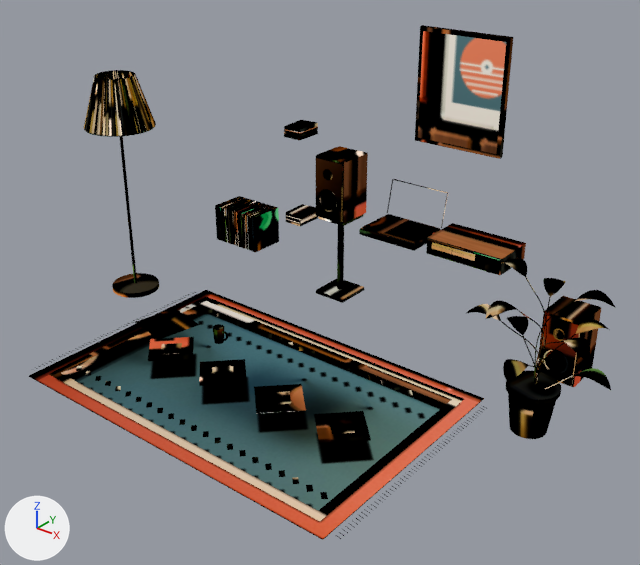
A saved change to the glTF model src/assets/room/objects.glb.
One viewpoint serves both versions: a 50 mm lens placed at (3.65, -4.05, 3.29), pointed at (0.36, 0.07, 0.73). The lights are fixed; the arrows at lower left show +X, +Y and +Z. The first picture is the older version. Vertices at exactly the same position are counted once.

Names of what the first picture shows: 'objects'.
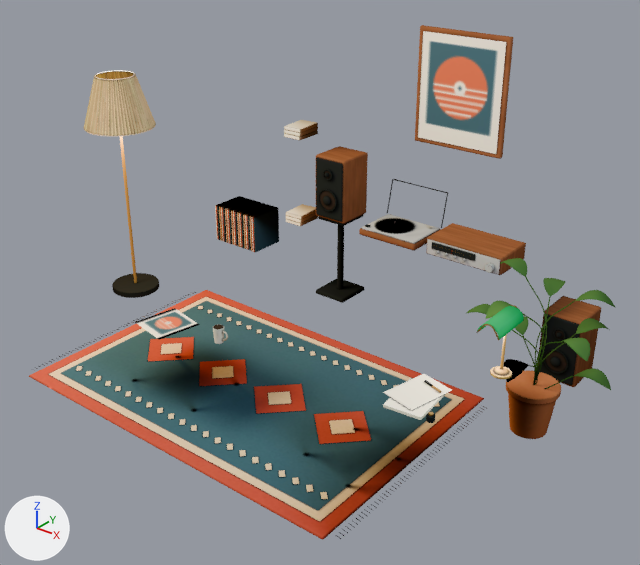
Location of each change, (x1, y1, x2, y2) in pixels of the pictures (640 x 565 px):
```json
{"part": 1, "of": "me_cube_090", "change": "added", "after": [490, 366, 512, 379]}
{"part": 2, "of": "me_cube_090", "change": "added", "after": [494, 367, 509, 375]}
{"part": 3, "of": "me_cube_090", "change": "added", "after": [500, 334, 507, 369], "on screen": "mostly hidden"}
{"part": 4, "of": "me_cube_090", "change": "added", "after": [383, 378, 446, 420]}
{"part": 5, "of": "me_cube_090", "change": "added", "after": [426, 413, 435, 423]}
{"part": 6, "of": "me_cube_090", "change": "added", "after": [477, 305, 524, 340], "on screen": "green"}
{"part": 7, "of": "me_cube_090", "change": "added", "after": [383, 374, 452, 410]}
{"part": 8, "of": "me_cube_090", "change": "surface changed", "before": [29, 25, 616, 540], "after": [29, 25, 616, 540]}
```

The change, as JSON lines over the scene's bpy script:
```json
{"block": "me_cube_090", "where": "# used by ob_objects; location = (0.1, -0.35, 0.025)"}
{"op": "remove", "block": "me_cube_090", "code": "me_cube_090.from_pydata(...)  # 13655 vertices, 25728 faces; spans x -2.06..2.15, y -0.86..1.82, z -0.01..2.15"}
{"op": "add", "block": "me_cube_090", "code": "me_cube_090.from_pydata(...)  # 15285 vertices, 28936 faces; spans x -2.06..2.15, y -0.86..1.82, z -0.01..2.15"}
{"block": "me_cube_090", "change": "me_cube_090 part 1: the loose piece of 192 vertices spanning x 1.53..1.82, y 0.6..0.88, z 0.31..0.32 is copied, and the copy is scaled about its middle by (0.396, 0.396, 1.9), then moved by (0.08, -0.64, 0.43); it spans x 1.7..1.82, y 0.04..0.16, z 0.74..0.75"}
{"block": "me_cube_090", "change": "me_cube_090 part 2: a new loose piece, a UV sphere (24 segments, 12 rings, poles along z) spanning x 1.72..1.8, y 0.06..0.14, z 0.731..0.771, in mat_objects_baked_unlit"}
{"block": "me_cube_090", "change": "me_cube_090 part 3: the loose piece of 96 vertices spanning x 1.43..1.71, y 1.35..1.65, z 0.0..0.5 is copied, and the copy is scaled about its middle by (-0.00346, 0.0193, 0.509), then moved by (0.19, -1.4, 0.63); it spans x 1.75..1.77, y 0.09..0.11, z 0.75..1.0"}
{"block": "me_cube_090", "change": "me_cube_090 part 4: the loose piece of 24 vertices spanning x -0.92..-0.74, y 1.42..1.66, z 0.59..0.62 is copied, and the copy is scaled about its middle by (1.36, 1.31, 0.657), then moved by (2.37, -1.94, 0.14); it spans x 1.42..1.66, y -0.56..-0.24, z 0.74..0.76"}
{"block": "me_cube_090", "change": "me_cube_090 part 5: the loose piece of 128 vertices spanning x 1.0..1.06, y 1.29..1.32, z 0.68..0.75 is copied, and the copy is turned -90 degrees about the x axis through its middle and scaled by 0.788, then moved by (0.67, -1.82, 0.04); it spans x 1.68..1.72, y -0.53..-0.49, z 0.74..0.77"}
{"block": "me_cube_090", "change": "me_cube_090 part 6: a new loose piece of 322 vertices spanning x 1.66..1.8, y -0.04..0.24, z 1.01..1.09, in mat_objects_baked_unlit"}
{"block": "me_cube_090", "change": "me_cube_090 part 7: a new loose piece of 24 vertices spanning x 1.39..1.65, y -0.52..-0.18, z 0.75..0.76, in mat_objects_baked_unlit"}
{"block": "me_cube_090", "change": "me_cube_090 part 8: 25560 kept faces spanning x -2.06..2.15, y -0.86..1.82, z -0.01..2.15 get new texture (UV) coordinates"}
{"block": "me_cube_090", "change": "other edits to the shape of me_cube_090 do not show in these pictures"}
```
